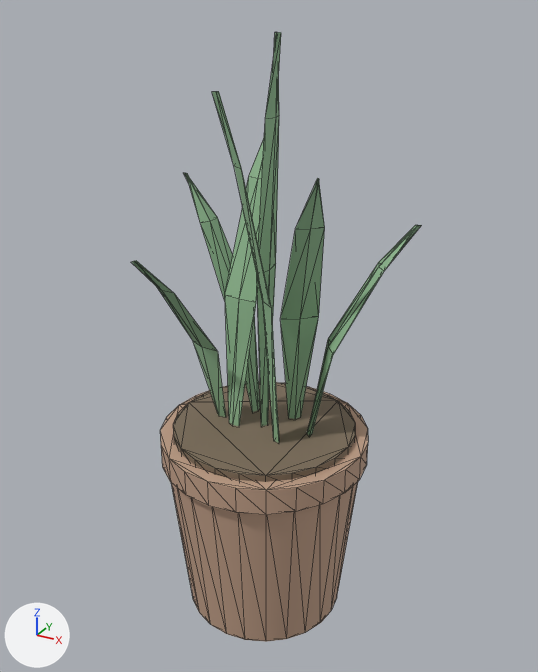
The glTF model public/models/furniture/plant.glb: old version first, new version second.
Both versions are drawn from a 50 mm camera at (0.609, -1.089, 1.128) aimed at (0.009, 0.003, 0.582). The lights are fixed; the arrows at lower left show +X, +Y and +Z. The first picture is the older version. Mesh edges are drawn as thin lines. Vertices at exactly the same position are counted once.

Names of what the first picture shows: 'furn_plant'.
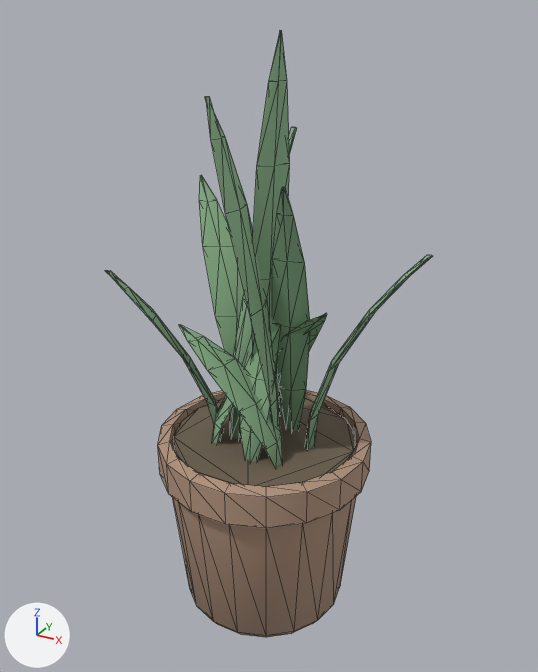
Changed parts and their boxes (x1, y1, x2, y2) in the pictures (538 x 672 px):
'furn_plant', recoloured, reshaped (13% wider)
    before: (131, 32, 421, 642)
    after: (106, 30, 433, 638)
part 1 of me_mesh_plant, rebuilt
    before: (171, 482, 358, 642)
    after: (158, 390, 371, 638)
part 2 of me_mesh_plant, rebuilt
    before: (173, 382, 355, 482)
    after: (173, 398, 355, 487)
part 3 of me_mesh_plant, rebuilt
    before: (212, 91, 279, 443)
    after: (205, 96, 280, 427)
part 4 of me_mesh_plant, rebuilt (15% narrower)
    before: (280, 178, 325, 419)
    after: (272, 187, 310, 432)
part 5 of me_mesh_plant, rebuilt (12% wider, 8% shorter)
    before: (307, 225, 421, 436)
    after: (305, 255, 433, 449)
part 6 of me_mesh_plant, rebuilt
    before: (257, 32, 281, 426)
    after: (252, 30, 290, 378)
part 7 of me_mesh_plant, rebuilt
    before: (225, 139, 264, 426)
    after: (230, 127, 297, 440)
part 8 of me_mesh_plant, rebuilt
    before: (184, 173, 260, 412)
    after: (199, 175, 244, 357)
part 9 of me_mesh_plant, rebuilt (23% wider)
    before: (131, 261, 226, 417)
    after: (106, 270, 223, 431)
part 10 of me_mesh_plant, added (green)
    after: (240, 326, 281, 462)
part 11 of me_mesh_plant, added
    after: (276, 313, 327, 416)
part 12 of me_mesh_plant, added (green)
    after: (179, 325, 283, 467)
part 13 of me_mesh_plant, added (mostly hidden)
    after: (212, 351, 279, 444)
part 14 of me_mesh_plant, deleted (beige)
    before: (160, 382, 368, 515)

What changed in the scene script:
```text
Change mat_yr_potclay:
    where n0 = _N.new('ShaderNodeBsdfPrincipled'); n0.name = 'Principled BSDF'
    remove n0.inputs[0].default_value = (0.52, 0.34, 0.24, 1.0)  # 'Base Color', beige #bf9e86
    add n2 = _N.new('ShaderNodeMix'); n2.name = 'Mix'
    add n2.data_type = 'RGBA'
    add n2.blend_type = 'MULTIPLY'
    add n2.inputs[0].default_value = 1.0  # 'Factor'
    add n2.inputs[7].default_value = (0.52, 0.34, 0.24, 1.0)  # 'B', beige #bf9e86
    add n3 = _N.new('ShaderNodeVertexColor'); n3.name = 'Color Attribute'
    add _L.new(n2.outputs[2], n0.inputs[0])  # 'Result' to 'Base Color'
    add _L.new(n3.outputs[0], n2.inputs[6])  # 'Color' to 'A'
Change mat_yr_soil:
    where n0 = _N.new('ShaderNodeBsdfPrincipled'); n0.name = 'Principled BSDF'
    remove n0.inputs[0].default_value = (0.2, 0.15, 0.1, 1.0)  # 'Base Color', brown #7c6c59
    add n2 = _N.new('ShaderNodeMix'); n2.name = 'Mix'
    add n2.data_type = 'RGBA'
    add n2.blend_type = 'MULTIPLY'
    add n2.inputs[0].default_value = 1.0  # 'Factor'
    add n2.inputs[7].default_value = (0.2, 0.15, 0.1, 1.0)  # 'B', brown #7c6c59
    add n3 = _N.new('ShaderNodeVertexColor'); n3.name = 'Color Attribute'
    add _L.new(n2.outputs[2], n0.inputs[0])  # 'Result' to 'Base Color'
    add _L.new(n3.outputs[0], n2.inputs[6])  # 'Color' to 'A'
Change mat_yr_leafgreen:
    where n0 = _N.new('ShaderNodeBsdfPrincipled'); n0.name = 'Principled BSDF'
    remove n0.inputs[0].default_value = (0.28, 0.48, 0.28, 1.0)  # 'Base Color', greyish green #90b890
    add n2 = _N.new('ShaderNodeMix'); n2.name = 'Mix'
    add n2.data_type = 'RGBA'
    add n2.blend_type = 'MULTIPLY'
    add n2.inputs[0].default_value = 1.0  # 'Factor'
    add n2.inputs[7].default_value = (0.28, 0.48, 0.28, 1.0)  # 'B', greyish green #90b890
    add n3 = _N.new('ShaderNodeVertexColor'); n3.name = 'Color Attribute'
    add _L.new(n2.outputs[2], n0.inputs[0])  # 'Result' to 'Base Color'
    add _L.new(n3.outputs[0], n2.inputs[6])  # 'Color' to 'A'
Change me_mesh_plant:
    remove me_mesh_plant.from_pydata(...)  # 256 vertices, 472 faces; spans x -0.213..0.244, y -0.2..0.2, z 0.0..1.095
    add me_mesh_plant.from_pydata(...)  # 426 vertices, 746 faces; spans x -0.206..0.282, y -0.202..0.202, z 0.0..1.098
    me_mesh_plant part 1: the loose piece of 48 vertices spanning x -0.19..0.19, y -0.19..0.19, z 0.0..0.34 is rebuilt with 126 vertices and now spans x -0.205..0.205, y -0.202..0.202, z 0.0..0.38
    me_mesh_plant part 2: the loose piece of 48 vertices spanning x -0.175..0.175, y -0.175..0.175, z 0.373..0.397 is rebuilt with 36 vertices and now spans x -0.173..0.173, y -0.176..0.176, z 0.35..0.37
    me_mesh_plant part 3: the loose piece of 16 vertices spanning x -0.027..0.059, y -0.11..-0.027, z 0.395..1.015 is rebuilt with 24 vertices and now spans x -0.057..0.056, y -0.101..-0.007, z 0.365..1.004
    me_mesh_plant part 4: the loose piece of 16 vertices spanning x 0.03..0.138, y -0.078..0.057, z 0.395..0.895 is rebuilt with 24 vertices and now spans x 0.012..0.099, y -0.113..0.057, z 0.365..0.884
    me_mesh_plant part 5: the loose piece of 16 vertices spanning x 0.084..0.244, y 0.0..0.108, z 0.395..0.795 is rebuilt with 24 vertices and now spans x 0.083..0.282, y -0.015..0.068, z 0.365..0.76
    me_mesh_plant part 6: the loose piece of 16 vertices spanning x -0.004..0.031, y -0.035..0.035, z 0.395..1.095 is rebuilt with 24 vertices and now spans x -0.008..0.042, y -0.034..0.027, z 0.365..1.098
    me_mesh_plant part 7: the loose piece of 16 vertices spanning x -0.082..-0.013, y -0.034..0.112, z 0.395..0.955 is rebuilt with 24 vertices and now spans x -0.074..0.008, y -0.036..0.106, z 0.365..0.939
    me_mesh_plant part 8: the loose piece of 16 vertices spanning x -0.213..-0.036, y 0.011..0.083, z 0.395..0.845 is rebuilt with 24 vertices and now spans x -0.206..-0.039, y 0.017..0.12, z 0.365..0.833
    me_mesh_plant part 9: the loose piece of 16 vertices spanning x -0.145..-0.066, y -0.191..-0.006, z 0.395..0.755 is rebuilt with 24 vertices and now spans x -0.2..-0.079, y -0.186..-0.009, z 0.365..0.729
    me_mesh_plant part 10: a new loose piece of 24 vertices spanning x -0.026..0.047, y -0.092..0.111, z 0.365..0.69, in mat_yr_leafgreen
    me_mesh_plant part 11: a new loose piece of 24 vertices spanning x -0.033..0.136, y -0.031..0.106, z 0.365..0.66, in mat_yr_leafgreen
    me_mesh_plant part 12: a new loose piece of 24 vertices spanning x -0.127..0.077, y -0.116..-0.034, z 0.365..0.61, in mat_yr_leafgreen
    me_mesh_plant part 13: a new loose piece of 24 vertices spanning x -0.089..0.053, y -0.074..0.079, z 0.365..0.582, in mat_yr_leafgreen
    me_mesh_plant part 14
    48 vertices are removed from x -0.2..0.2, y -0.2..0.2, z 0.335..0.385
    92 faces are deleted
```
